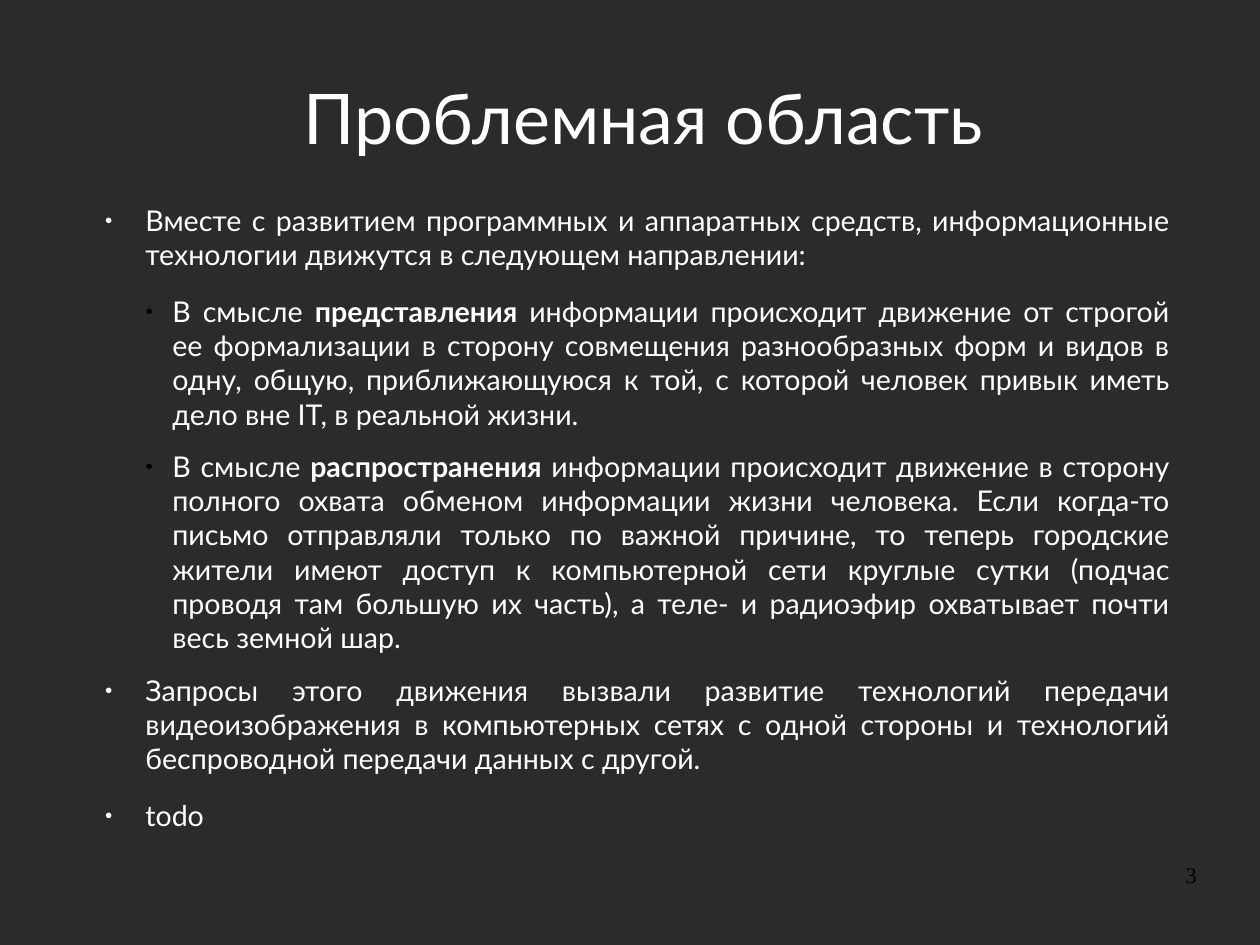
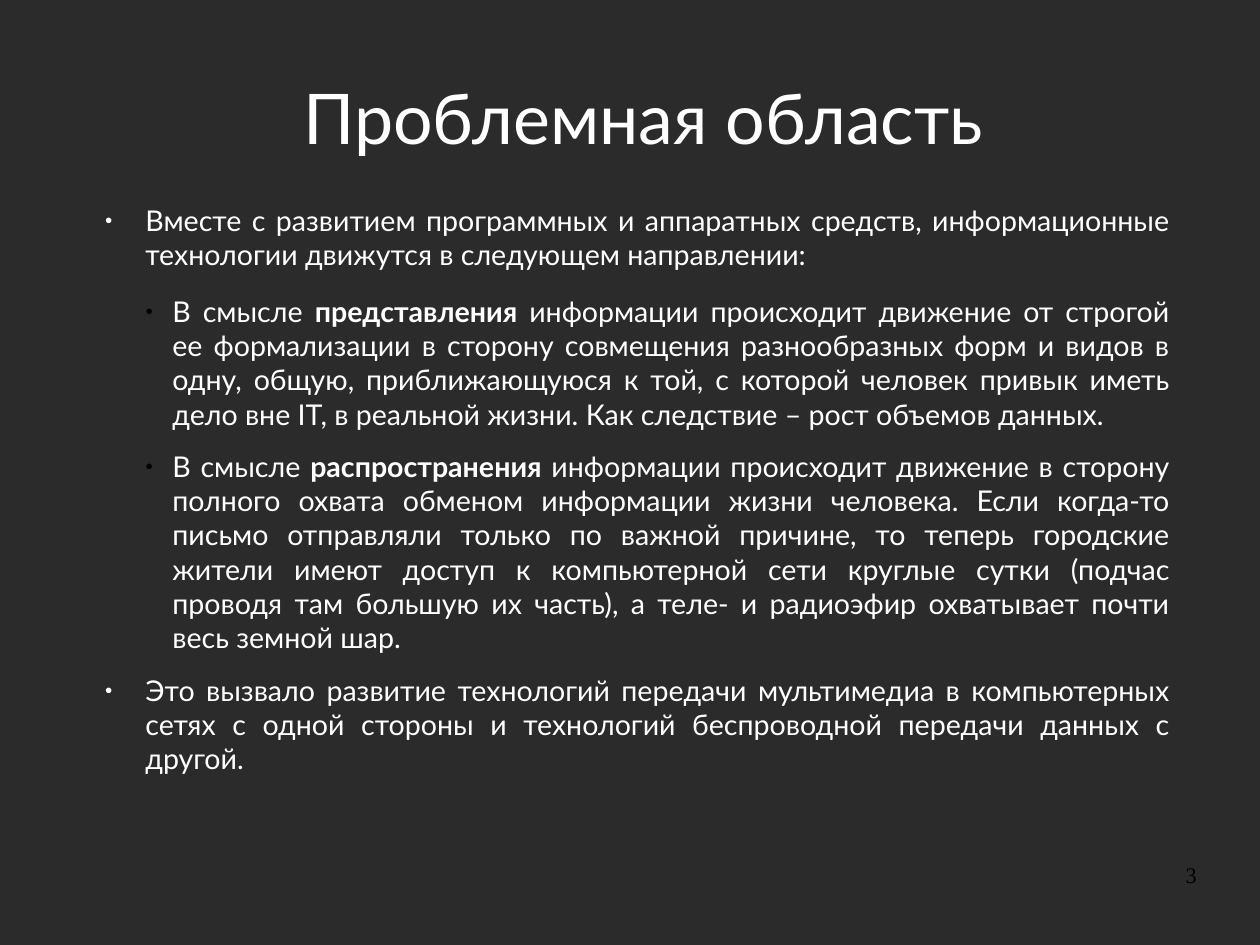
Before and after one commit to aeremenok/a-team-777, a slide deck: slide 3 of 10/smm/doc/eav_wireless.odp. Drawn at 1260x945 pixels with LibreOffice and Linux fonts; fonts in the diff are those of the drawing; background and template pictures are left out; a plain dark background stands for a picture behind light text. Boxes give left, top, right and bottom in pixels: in the first picture for what was removed or moved away, otherwise in the second. Text is boxed around its words. In the diff, an @@ line names an element or a change of style, - is before the commit and + after.

```diff
--- a/10/smm/doc/eav_wireless.odp
+++ b/10/smm/doc/eav_wireless.odp
@@ text at bbox=[172, 301, 1170, 430]: text changed @@
-  ● В смысле представления информации происходит движение от строгой ее формализации в сторону совмещения разнообразных форм и видов в одну, общую, приближающуюся к той, с которой человек привык иметь дело вне IT, в реальной жизни.
+  ● В смысле представления информации происходит движение от строгой ее формализации в сторону совмещения разнообразных форм и видов в одну, общую, приближающуюся к той, с которой человек привык иметь дело вне IT, в реальной жизни. Как следствие – рост объемов данных.
@@ text at bbox=[145, 680, 1170, 774]: text changed @@
-● Запросы этого движения вызвали развитие технологий передачи видеоизображения в компьютерных сетях с одной стороны и технологий беспроводной передачи данных с другой.
-● todo
+● Это вызвало развитие технологий передачи мультимедиа в компьютерных сетях с одной стороны и технологий беспроводной передачи данных с другой.
```
Also in this commit, not shown: 7 other slides changed, 1 slide removed.
